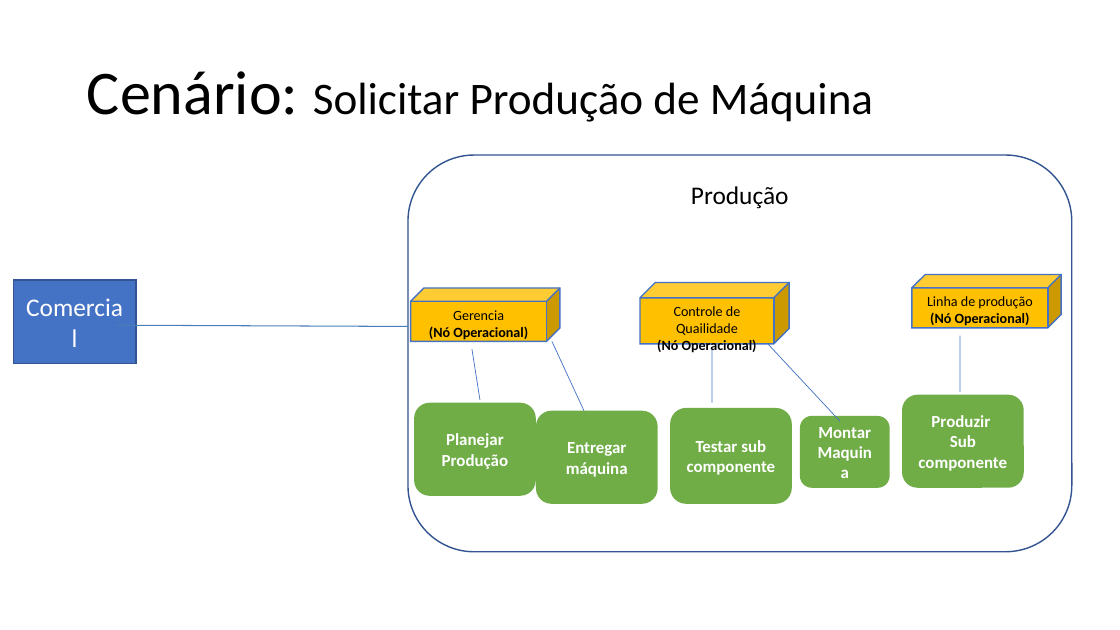
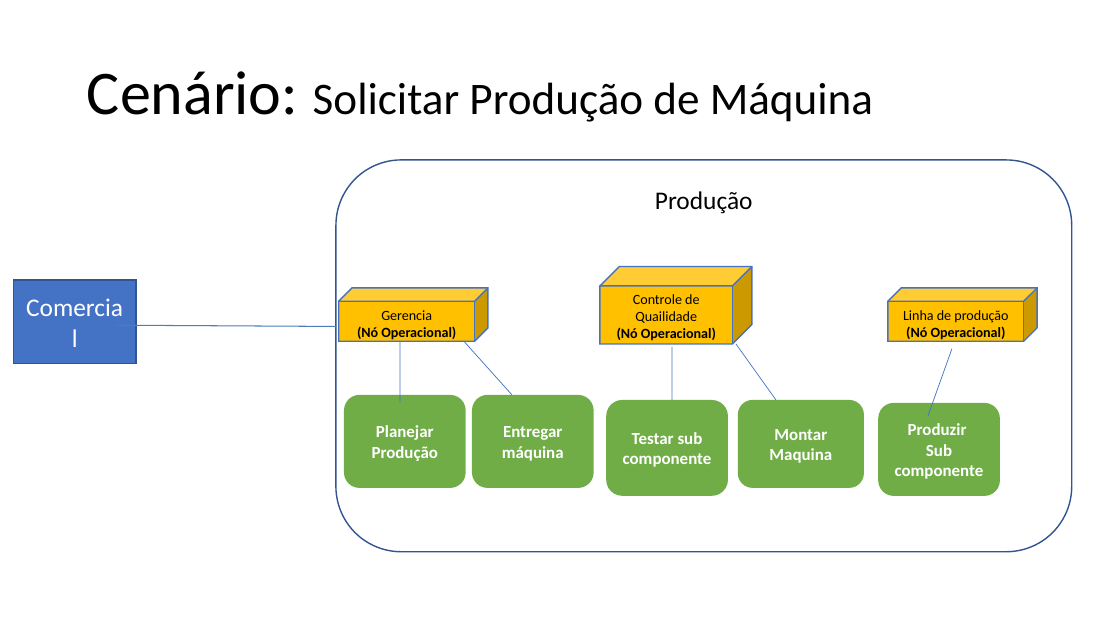
Before and after one commit to lmoraesImpacta/OPE, a slide deck: slide 2 of Artefatos/15-ArquiteturaDeNegocioParaCadaCenario.pptx. Drawn at 1120x630 pixels with LibreOffice and Linux fonts; fonts in the diff are those of the drawing. Boxes give left, top, right and bottom in pixels: in the first picture for what was removed or moved away, otherwise in the second. Text is boxed around its words. In the diff, an @@ line names an element or a change of style, - is before the commit and + after.

```diff
--- a/Artefatos/15-ArquiteturaDeNegocioParaCadaCenario.pptx
+++ b/Artefatos/15-ArquiteturaDeNegocioParaCadaCenario.pptx
@@ rounded rectangle "Produção" resized from (x1=409, y1=155, x2=1072, y2=553) to (x1=336, y1=160, x2=1072, y2=552) @@
@@ cube "Controle de Quailidade" resized from (x1=640, y1=283, x2=790, y2=344) to (x1=601, y1=266, x2=753, y2=344) @@
@@ cube "Gerencia" moved from (x1=411, y1=288, x2=560, y2=341) to (x1=338, y1=288, x2=488, y2=341) @@
@@ cube "Linha de produção" moved from (x1=913, y1=274, x2=1062, y2=328) to (x1=888, y1=288, x2=1038, y2=341) @@
@@ line moved from (116, 325) - (409, 326) to (116, 325) - (336, 326) @@
@@ line moved from (552, 341) - (584, 411) to (400, 341) - (400, 402) @@
@@ line moved from (473, 350) - (480, 400) to (464, 341) - (512, 395) @@
@@ line moved from (712, 350) - (712, 402) to (672, 347) - (672, 400) @@
@@ line moved from (768, 345) - (841, 422) to (736, 345) - (776, 400) @@
@@ line moved from (960, 335) - (960, 392) to (952, 349) - (928, 416) @@
@@ rounded rectangle "Planejar Produção" moved from (x1=415, y1=402, x2=537, y2=496) to (x1=345, y1=395, x2=466, y2=489) @@
@@ rounded rectangle "Entregar máquina" moved from (x1=537, y1=411, x2=659, y2=504) to (x1=473, y1=395, x2=595, y2=489) @@
@@ rounded rectangle "Testar sub componente" moved from (x1=671, y1=409, x2=793, y2=504) to (x1=607, y1=400, x2=729, y2=496) @@
@@ rounded rectangle "Montar Maquina" resized from (x1=800, y1=416, x2=889, y2=488) to (x1=738, y1=400, x2=864, y2=489) @@
@@ rounded rectangle "Produzir Sub componente" moved from (x1=903, y1=395, x2=1024, y2=489) to (x1=878, y1=403, x2=1000, y2=497) @@
```
Also in this commit, not shown: 1 other slide changed, 2 slides removed, 6 other files.
